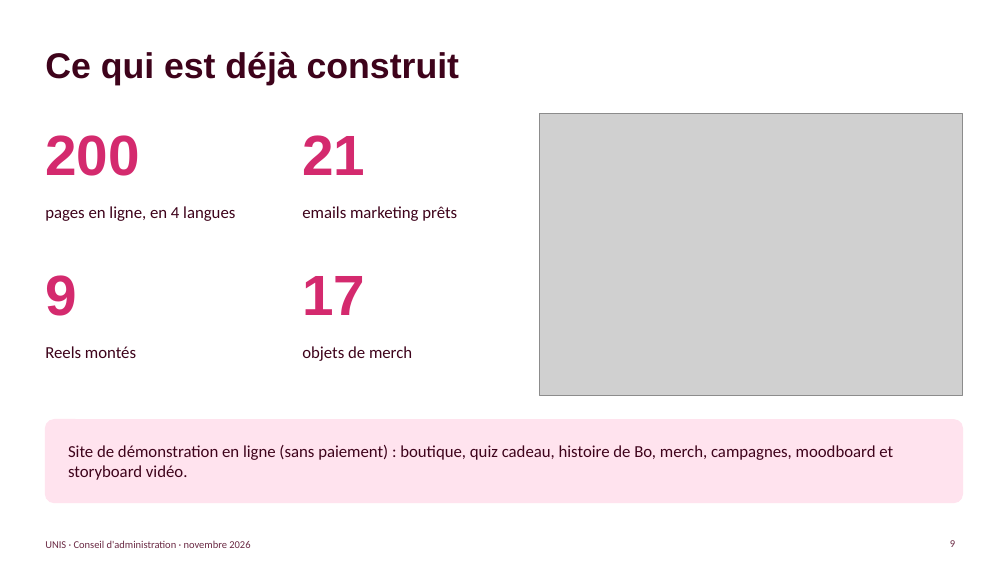
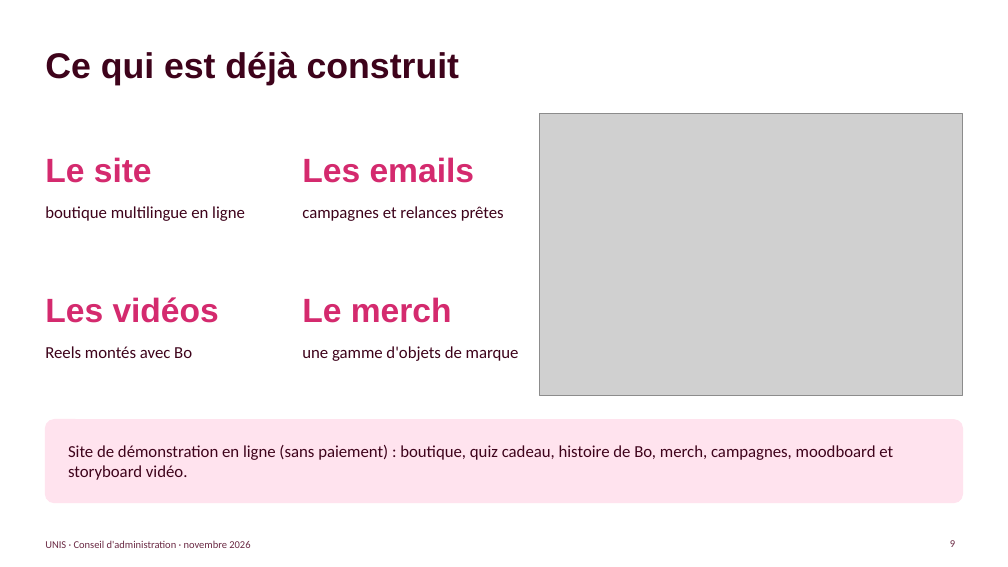
Before and after one commit to kilian-xanadou/unis, a slide deck: slide 9 of docs/UNIS-presentation-conseil.pptx. Drawn at 1008x567 pixels with LibreOffice and Linux fonts; fonts in the diff are those of the drawing; grey boxes stand for pictures. Boxes give left, top, right and bottom in pixels: in the first picture for what was removed or moved away, otherwise in the second. Text is boxed around its words. In the diff, an @@ line names an element or a change of style, - is before the commit and + after.

```diff
--- a/docs/UNIS-presentation-conseil.pptx
+++ b/docs/UNIS-presentation-conseil.pptx
@@ text at (x1=45, y1=157, x2=152, y2=183): text changed; size 54 to 32 pt @@
-200
+Le site
@@ text at (x1=302, y1=157, x2=475, y2=183): text changed; size 54 to 32 pt @@
-21
+Les emails
@@ text at (x1=45, y1=206, x2=245, y2=221): text changed @@
-pages en ligne, en 4 langues
+boutique multilingue en ligne
@@ text at (x1=302, y1=206, x2=504, y2=221): text changed @@
-emails marketing prêts
+campagnes et relances prêtes
@@ vertical alignment middle to bottom in 4 elements at (x1=45, y1=157, x2=152, y2=183), (x1=302, y1=157, x2=475, y2=183), (x1=45, y1=297, x2=219, y2=323), (x1=302, y1=297, x2=452, y2=323) @@
@@ text at (x1=45, y1=297, x2=219, y2=323): text changed; size 54 to 32 pt @@
-9
+Les vidéos
@@ text at (x1=302, y1=297, x2=452, y2=323): text changed; size 54 to 32 pt @@
-17
+Le merch
@@ text at (x1=45, y1=346, x2=192, y2=358): text changed @@
-Reels montés
+Reels montés avec Bo
@@ text at (x1=302, y1=346, x2=519, y2=361): text changed @@
-objets de merch
+une gamme d'objets de marque
```
Also in this commit, not shown: 10 other slides changed, 2 slides removed.
